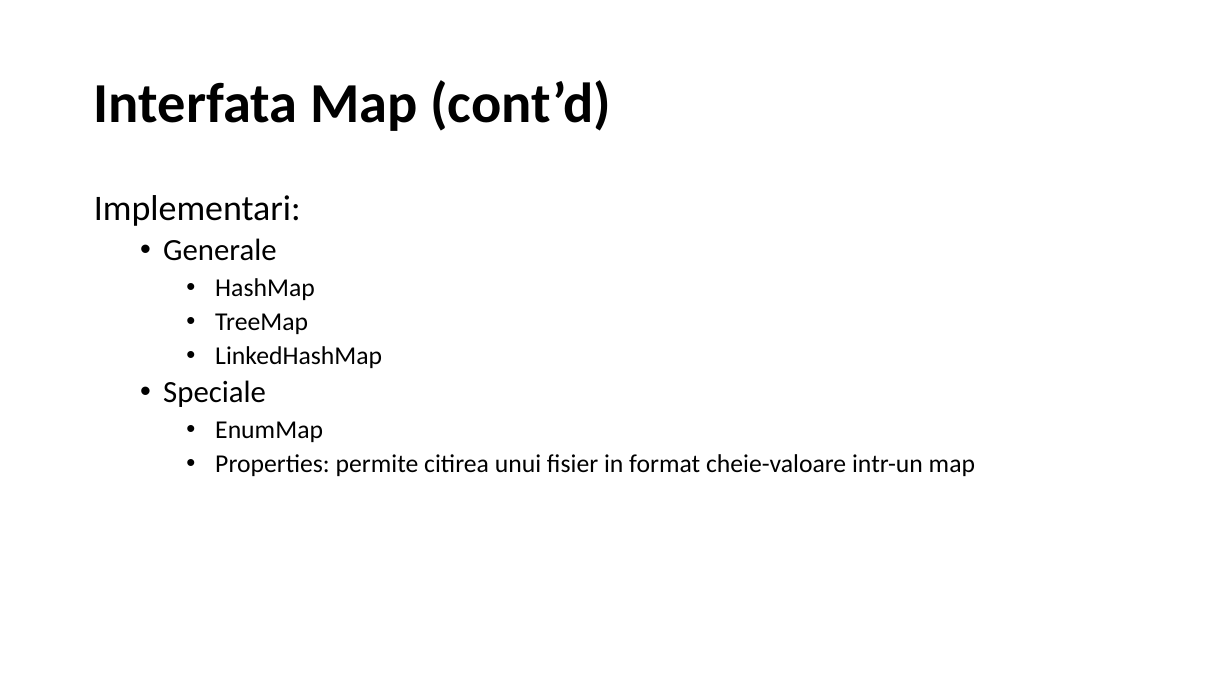
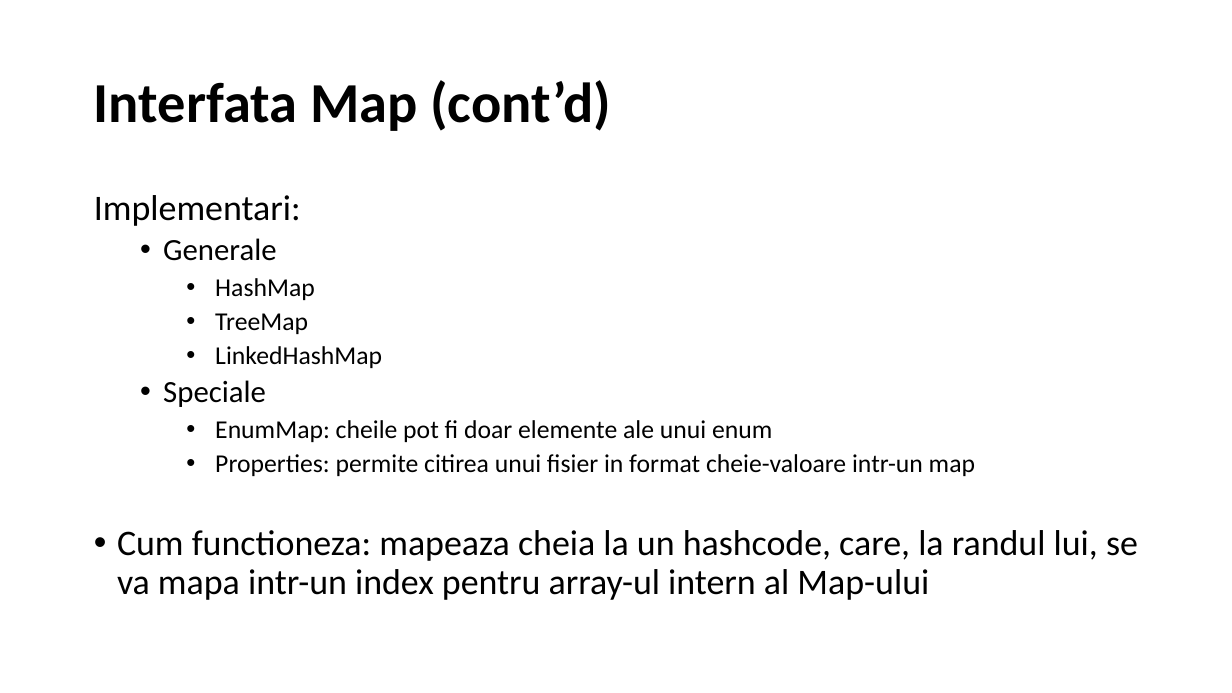
Before and after one commit to PatriciaPopa/javatraining-modulul-2, a slide deck: slide 21 of Curs3_Java_modul2.pptx. Drawn at 1232x693 pixels with LibreOffice and Linux fonts; fonts in the diff are those of the drawing. Boxes give left, top, right and bottom in pixels: in the first picture for what was removed or moved away, otherwise in the second. Text is boxed around its words. In the diff, an @@ line names an element or a change of style, - is before the commit and + after.

```diff
--- a/Curs3_Java_modul2.pptx
+++ b/Curs3_Java_modul2.pptx
@@ text at bbox=[215, 420, 772, 442]: text changed @@
-    • EnumMap
+    • EnumMap: cheile pot fi doar elemente ale unui enum
@@ text at bbox=[117, 530, 1138, 600]: paragraph added @@
+• Cum functioneza: mapeaza cheia la un hashcode, care, la randul lui, se va mapa intr-un index pentru array-ul intern al Map-ului
```
Also in this commit, not shown: 5 other slides changed.
